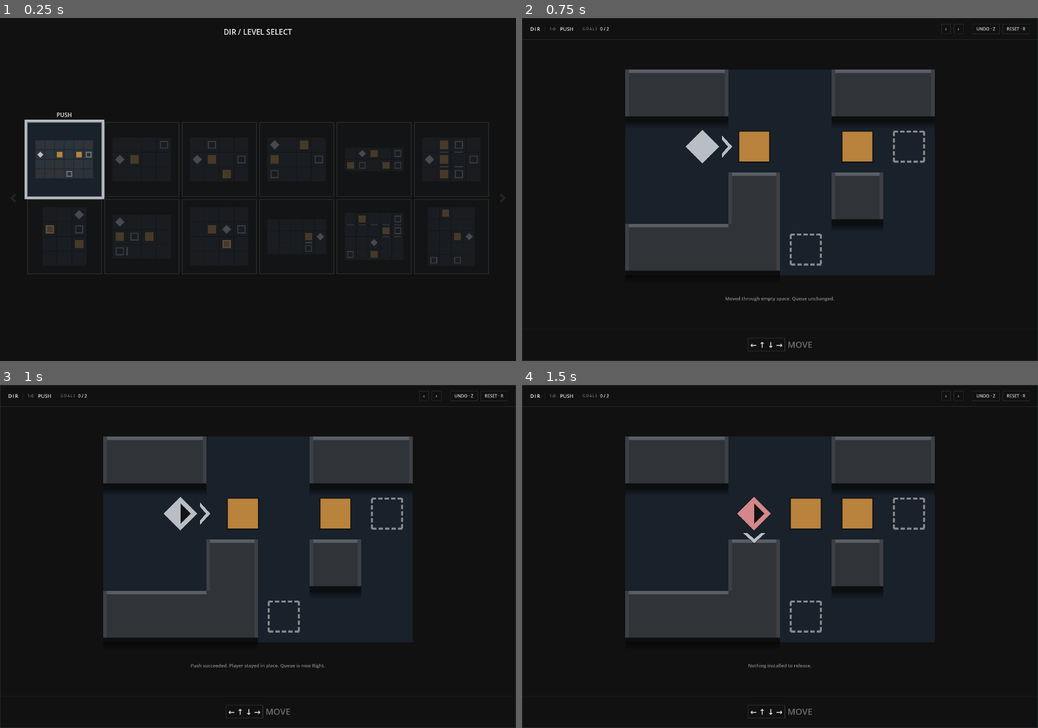
Above: before the commit, frames 1-4 (two rows, left to right).
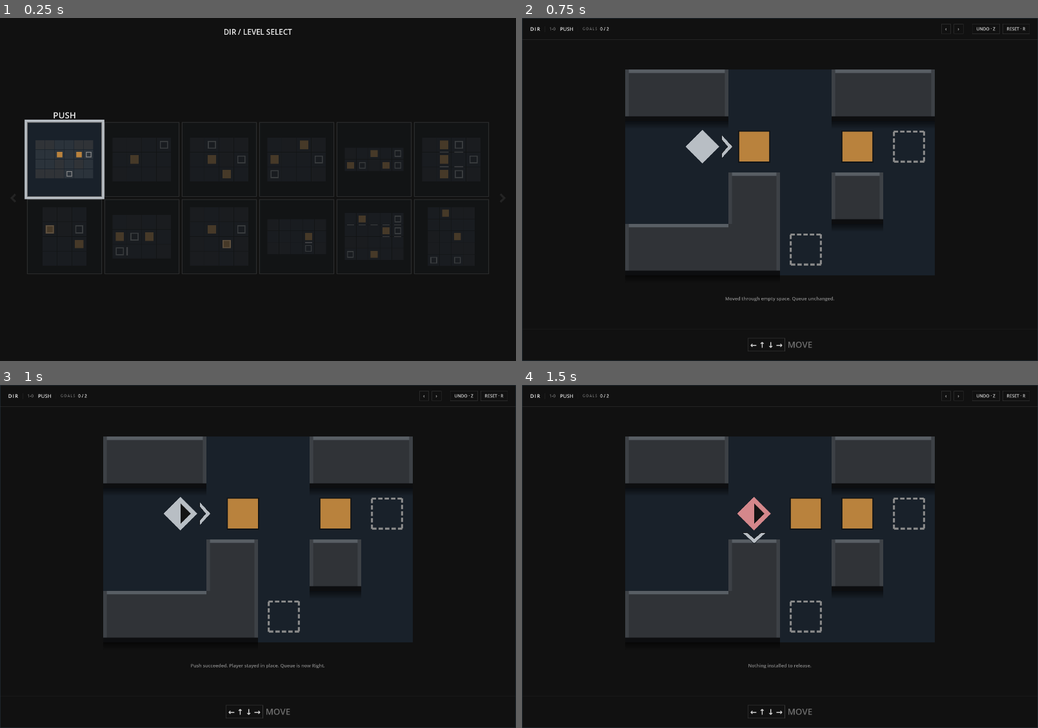
Above: after the commit, the same moments.

Repository: Periodev/DIR_03
Game: Godot game, scene res://scenes/classic_level_select.tscn
Same seed, same stepped clock (60 frames per second), same inputs: the game is played once before the commit and once after it.
Inputs:
- Up to frame 1 (0.25 s): no input
- Up to frame 2 (0.75 s): tap Enter at 0.5 s; hold Right (move_right) from 0.53 s (still down); hold X (install_vector) from 0.53 s (still down)
- Up to frame 3 (1 s): keep holding Right (move_right); keep holding X (install_vector)
- Up to frame 4 (1.5 s): release Right (move_right) at 1.28 s; release X (install_vector) at 1.28 s; hold Down (move_down) from 1.28 s (still down); tap Space (trigger_vector) at 1.35 s

The runs differ from the first frame. In frame 1, 0.3% of the frame differs, in the area x 7-92%, y 27-67%; in frame 2, nothing differs; in frame 3, nothing differs; in frame 4, nothing differs.

Commit message:
Show completed goal thumbnails

Diff:
--- a/scripts/classic_level_select.gd
+++ b/scripts/classic_level_select.gd
@@ -14,6 +14,7 @@
 const TILE_GAP := 8.0
 const LEVEL_NAME_GAP := 12.0
 const LEVEL_NAME_HEIGHT := 24.0
+const LEVEL_NAME_FONT_SIZE := 24
 const LEVEL_NAME_MIN_WIDTH := 208.0
 const LEVEL_NAME_MAX_WIDTH := 320.0
 const COMPLETED_COLOR := Color("#49c9a5")
@@ -372,7 +373,7 @@
 	draw_text_centered(
 		selected_level_name_rect(),
 		level_name,
-		16,
+		LEVEL_NAME_FONT_SIZE,
 		palette["text_hi"]
 	)
 
@@ -408,7 +409,8 @@
 		entry["thumbnail_data"],
 		rect,
 		palette,
-		1.0 if unlocked else LOCKED_ALPHA
+		1.0 if unlocked else LOCKED_ALPHA,
+		completed
 	)
 	draw_rect(rect, border_color, false, border_width)
 	if selected:
--- a/scripts/level_thumbnail_renderer.gd
+++ b/scripts/level_thumbnail_renderer.gd
@@ -5,7 +5,7 @@
 const FLOOR_LIGHTEN_AMOUNT := 0.08
 const GOAL_SIZE_RATIO := 0.48
 const BLOCK_SIZE_RATIO := 0.58
-const PLAYER_SIZE_RATIO := 0.62
+const COMPLETED_OUTLINE_SIZE_RATIO := 0.68
 const FENCE_END_INSET_RATIO := 0.20
 
 
@@ -14,7 +14,8 @@
 	level_data: Dictionary,
 	rect: Rect2,
 	palette: Dictionary,
-	alpha: float = 1.0
+	alpha: float = 1.0,
+	completed: bool = false
 ) -> void:
 	if level_data.is_empty():
 		return
@@ -27,9 +28,30 @@
 	var cell_size: float = float(layout["cell_size"])
 	draw_terrain(canvas, terrain, origin, cell_size, palette, alpha)
 	draw_goals(canvas, level_data["goal_cells"], origin, cell_size, palette, alpha)
-	draw_blocks(canvas, level_data["blocks"], origin, cell_size, palette, alpha)
-	draw_player(canvas, level_data["player_cell"], origin, cell_size, palette, alpha)
+	var block_cells: Array[Vector2i] = block_cells_for(level_data, completed)
+	draw_blocks(canvas, block_cells, origin, cell_size, palette, alpha)
+	if completed:
+		draw_completed_outlines(
+			canvas,
+			block_cells,
+			origin,
+			cell_size,
+			palette,
+			alpha
+		)
 	draw_fences(canvas, level_data, origin, cell_size, palette, alpha)
+
+
+static func block_cells_for(level_data: Dictionary, completed: bool) -> Array[Vector2i]:
+	var result: Array[Vector2i] = []
+	if completed:
+		for goal_value in level_data["goal_cells"]:
+			result.append(Vector2i(goal_value))
+		return result
+	for block_value in level_data["blocks"]:
+		var block: Dictionary = block_value
+		result.append(Vector2i(block["cell"]))
+	return result
 
 
 static func layout_for(level_data: Dictionary, rect: Rect2) -> Dictionary:
@@ -98,39 +120,42 @@
 
 static func draw_blocks(
 	canvas: CanvasItem,
-	blocks: Array,
+	block_cells: Array[Vector2i],
 	origin: Vector2,
 	cell_size: float,
 	palette: Dictionary,
 	alpha: float
 ) -> void:
 	var color: Color = with_alpha(palette["block"], alpha)
-	for block_value in blocks:
-		var block: Dictionary = block_value
-		var cell: Vector2i = block["cell"]
+	for cell in block_cells:
 		canvas.draw_rect(
 			centered_cell_rect(cell, origin, cell_size, BLOCK_SIZE_RATIO),
 			color
 		)
 
 
-static func draw_player(
-	canvas: CanvasItem,
-	player_cell: Vector2i,
-	origin: Vector2,
-	cell_size: float,
-	palette: Dictionary,
-	alpha: float
-) -> void:
-	var center := cell_center(player_cell, origin, cell_size)
-	var radius := cell_size * PLAYER_SIZE_RATIO * 0.5
-	var points := PackedVector2Array([
-		center + Vector2(0.0, -radius),
-		center + Vector2(radius, 0.0),
-		center + Vector2(0.0, radius),
-		center + Vector2(-radius, 0.0),
-	])
-	canvas.draw_colored_polygon(points, with_alpha(palette["player"], alpha))
+static func draw_completed_outlines(
+	canvas: CanvasItem,
+	block_cells: Array[Vector2i],
+	origin: Vector2,
+	cell_size: float,
+	palette: Dictionary,
+	alpha: float
+) -> void:
+	var color: Color = with_alpha(palette["goal_complete"], alpha)
+	var line_width := maxf(1.0, cell_size * 0.06)
+	for cell in block_cells:
+		canvas.draw_rect(
+			centered_cell_rect(
+				cell,
+				origin,
+				cell_size,
+				COMPLETED_OUTLINE_SIZE_RATIO
+			),
+			color,
+			false,
+			line_width
+		)
 
 
 static func draw_fences(
--- a/tools/verify_classic_level_select.gd
+++ b/tools/verify_classic_level_select.gd
@@ -1,6 +1,7 @@
 extends Node
 
 const SELECT_SCENE := preload("res://scenes/classic_level_select.tscn")
+const THUMBNAIL_RENDERER := preload("res://scripts/level_thumbnail_renderer.gd")
 
 
 func _ready() -> void:
@@ -32,6 +33,26 @@
 		var thumbnail_data: Dictionary = thumbnail_entry["thumbnail_data"]
 		if thumbnail_data.is_empty():
 			fail("Classic selector thumbnail data is missing for %s." % thumbnail_entry["id"])
+			return
+	var redundant_entry: Dictionary = selector.entries[21]
+	var redundant_data: Dictionary = redundant_entry["thumbnail_data"]
+	var initial_block_cells: Array[Vector2i] = THUMBNAIL_RENDERER.block_cells_for(
+		redundant_data,
+		false
+	)
+	var completed_block_cells: Array[Vector2i] = THUMBNAIL_RENDERER.block_cells_for(
+		redundant_data,
+		true
+	)
+	if initial_block_cells.size() <= completed_block_cells.size():
+		fail("Completion thumbnail test level does not contain a redundant free block.")
+		return
+	if completed_block_cells.size() != redundant_data["goal_cells"].size():
+		fail("Completed thumbnail does not project exactly one block per goal.")
+		return
+	for goal_value in redundant_data["goal_cells"]:
+		if not completed_block_cells.has(Vector2i(goal_value)):
+			fail("Completed thumbnail omitted a goal cell.")
 			return
 	if not is_equal_approx(selector.slot_size_for(Vector2(1440, 960)), 216.0):
 		fail("Classic selector did not use 216px slots at 1440x960.")
Not shown, changed: tools/verify_v11_static.ps1
